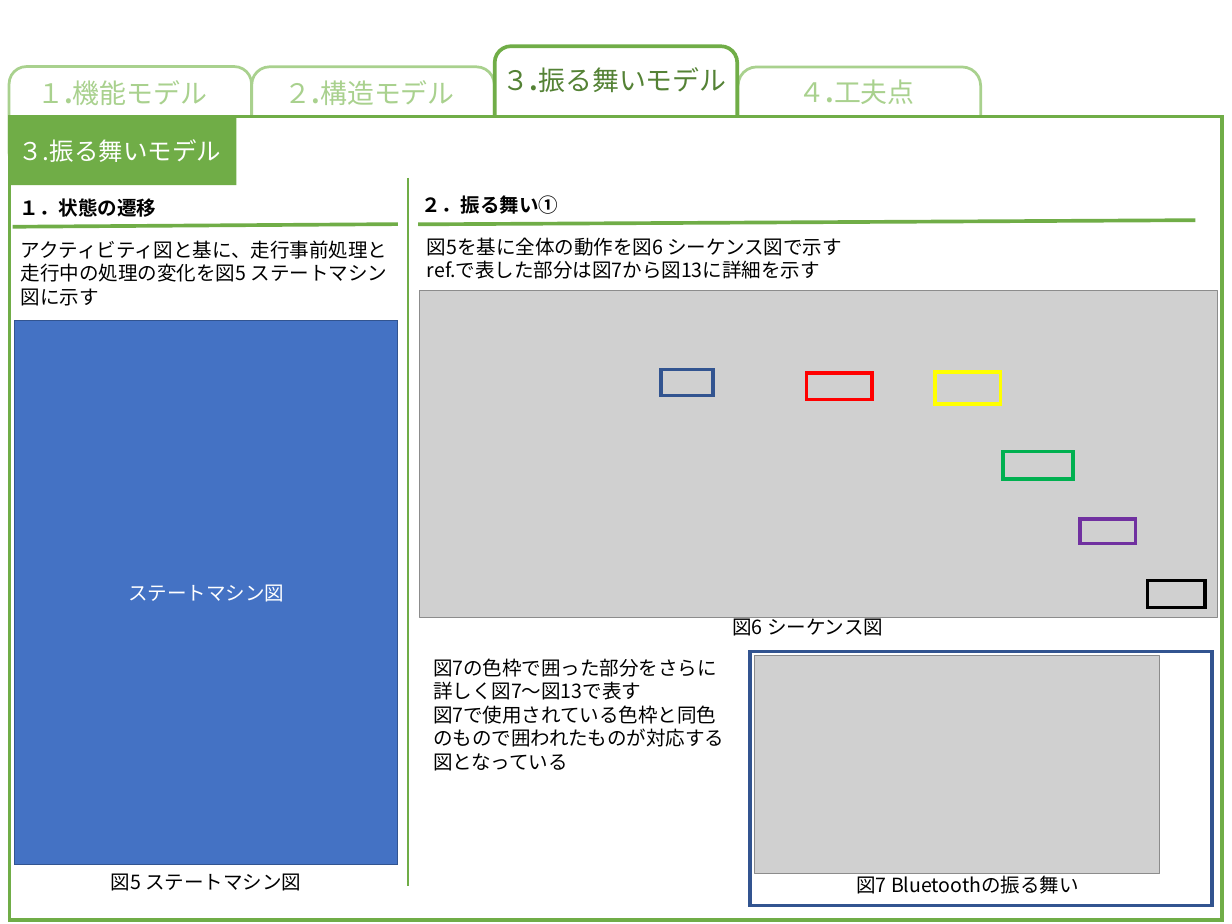
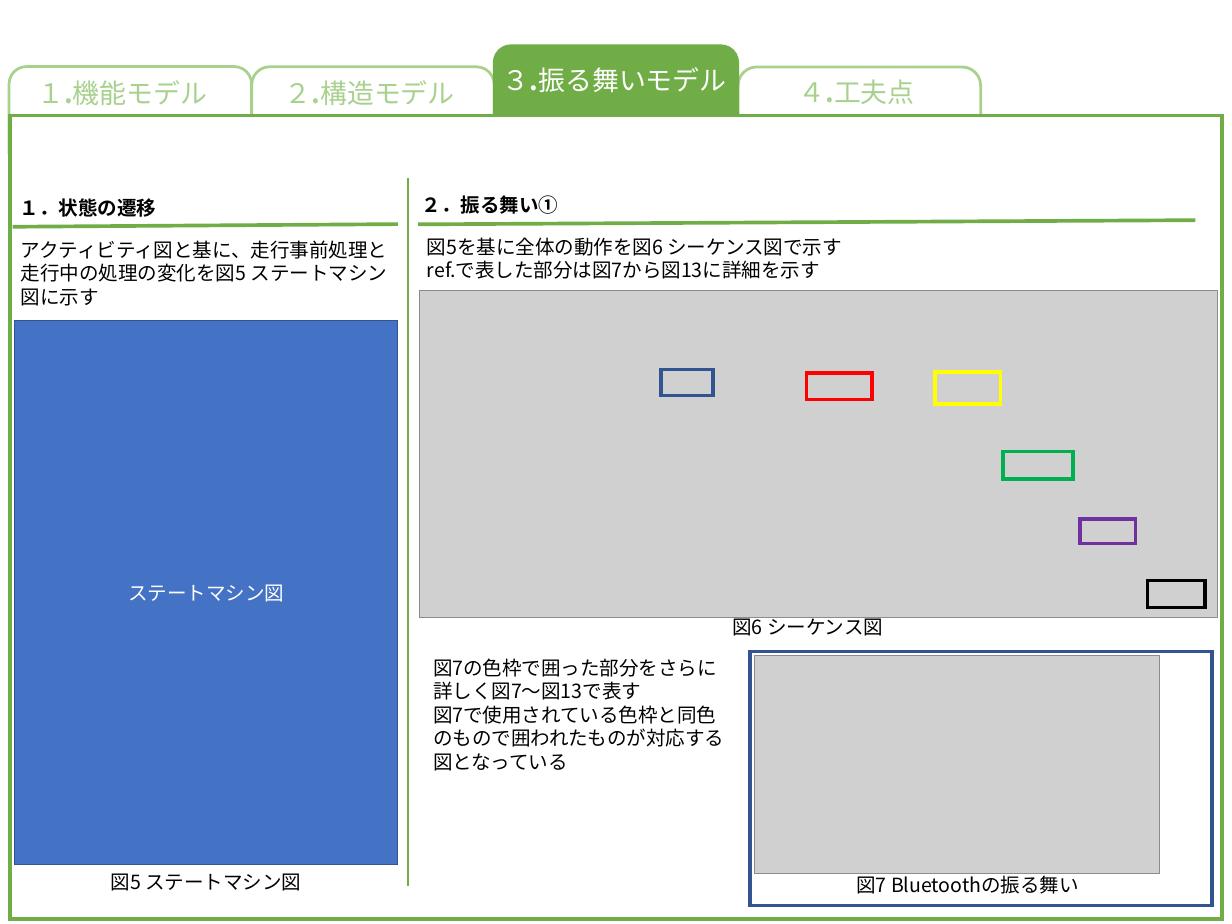
Before and after one commit to akita-lab-2019/model, a slide deck: slide 4 of model_file_template_primary.pptx. Drawn at 1232x924 pixels with LibreOffice and Linux fonts; fonts in the diff are those of the drawing; grey boxes stand for pictures. Boxes give left, top, right and bottom in pixels: in the first picture for what was removed or moved away, otherwise in the second. Text is boxed around its words. In the diff, an @@ line names an element or a change of style, - is before the commit and + after.

```diff
--- a/model_file_template_primary.pptx
+++ b/model_file_template_primary.pptx
@@ rounded rectangle at (495,47,737,165): fill #FFFFFF to #70AD47 @@
@@ text "３.振る舞いモデル" at (503,67,727,92): text colour #548235 to #FFFFFF @@
@@ rectangle removed at (11,116,237,186) @@
@@ text removed at (18,139,221,162) @@
-３.振る舞いモデル
```
Also in this commit, not shown: 4 other slides changed, 1 other file.
